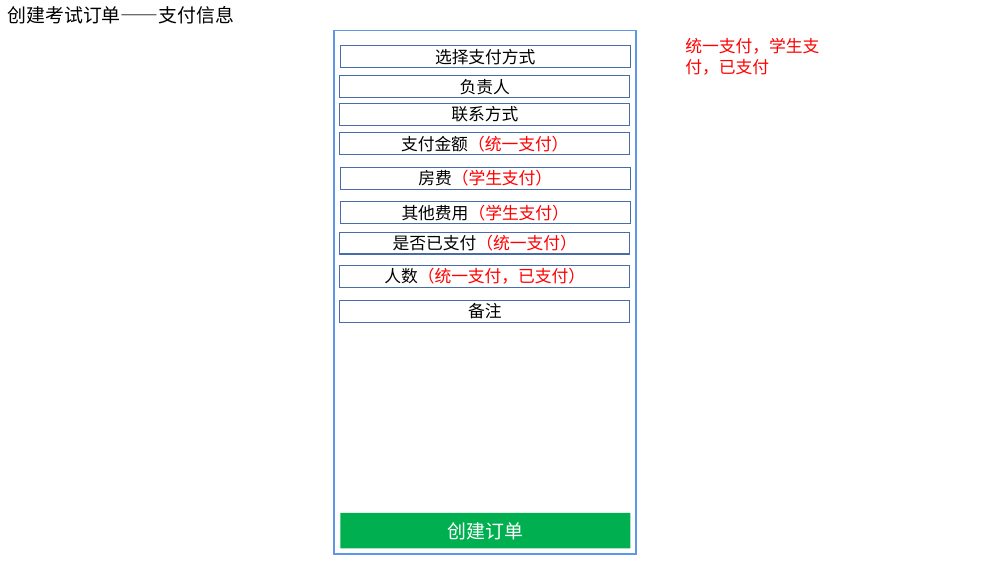
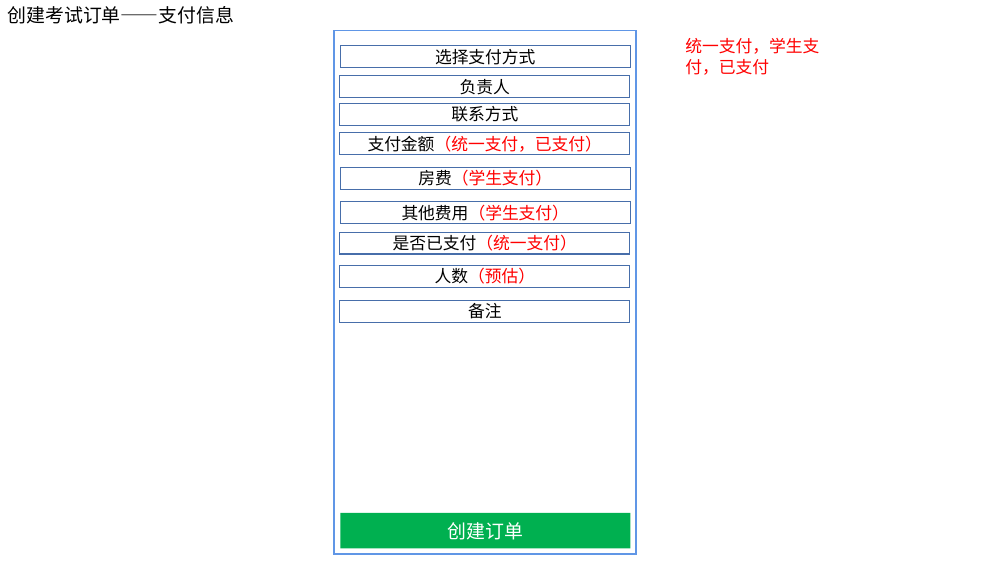
Before and after one commit to ISheenSomeOne/eTeam, a slide deck: slide 4 of 界面设计/eTeam界面—团队.pptx. Drawn at 1008x567 pixels with LibreOffice and Linux fonts; fonts in the diff are those of the drawing. Boxes give left, top, right and bottom in pixels: in the first picture for what was removed or moved away, otherwise in the second. Text is boxed around its words. In the diff, an @@ line names an element or a change of style, - is before the commit and + after.

```diff
--- a/界面设计/eTeam界面—团队.pptx
+++ b/界面设计/eTeam界面—团队.pptx
@@ text in rectangle at <box>368,135,602,155</box>: text changed @@
-支付金额（统一支付）
+支付金额（统一支付，已支付）
@@ text in rectangle at <box>435,265,536,284</box>: text changed @@
-人数（统一支付，已支付）
+人数（预估）
```
Also in this commit, not shown: 6 other slides changed.
